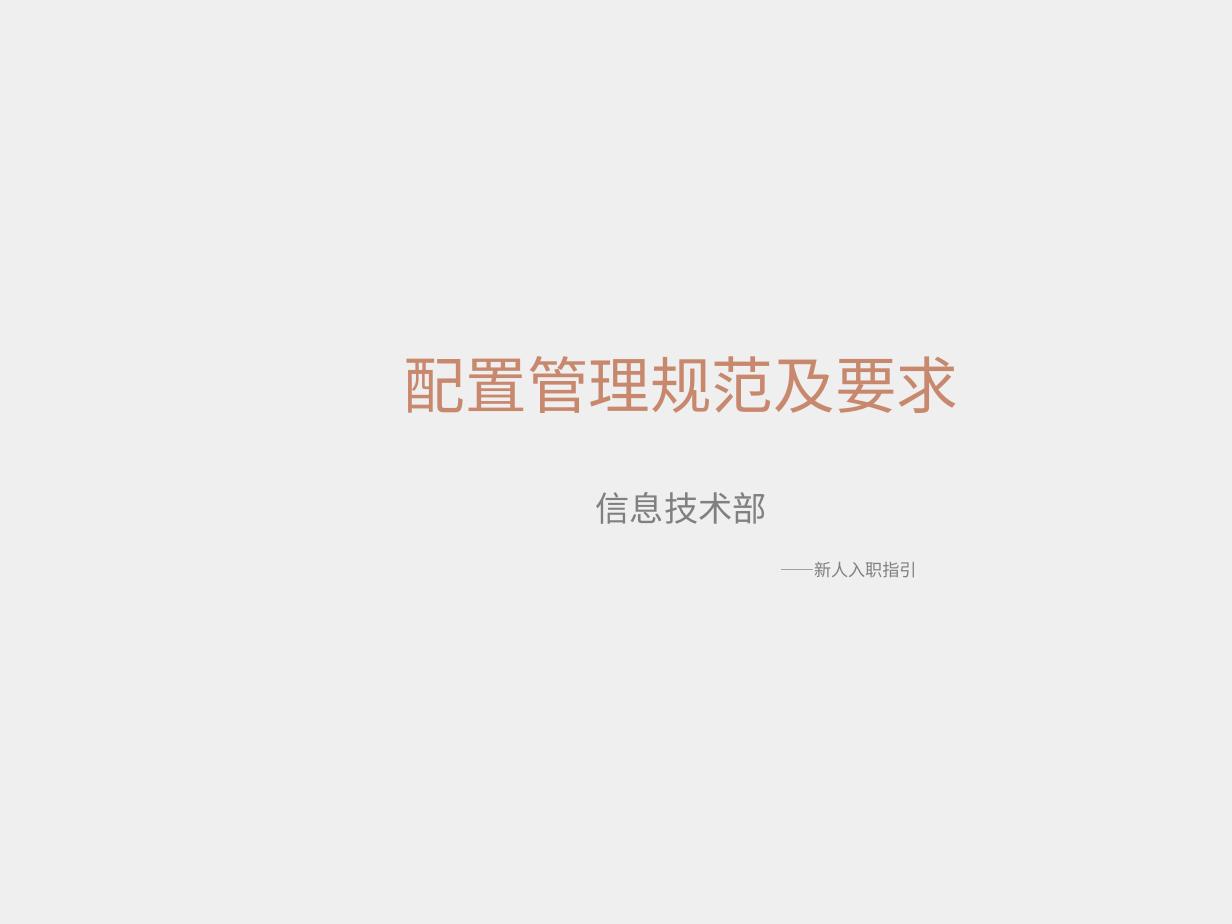
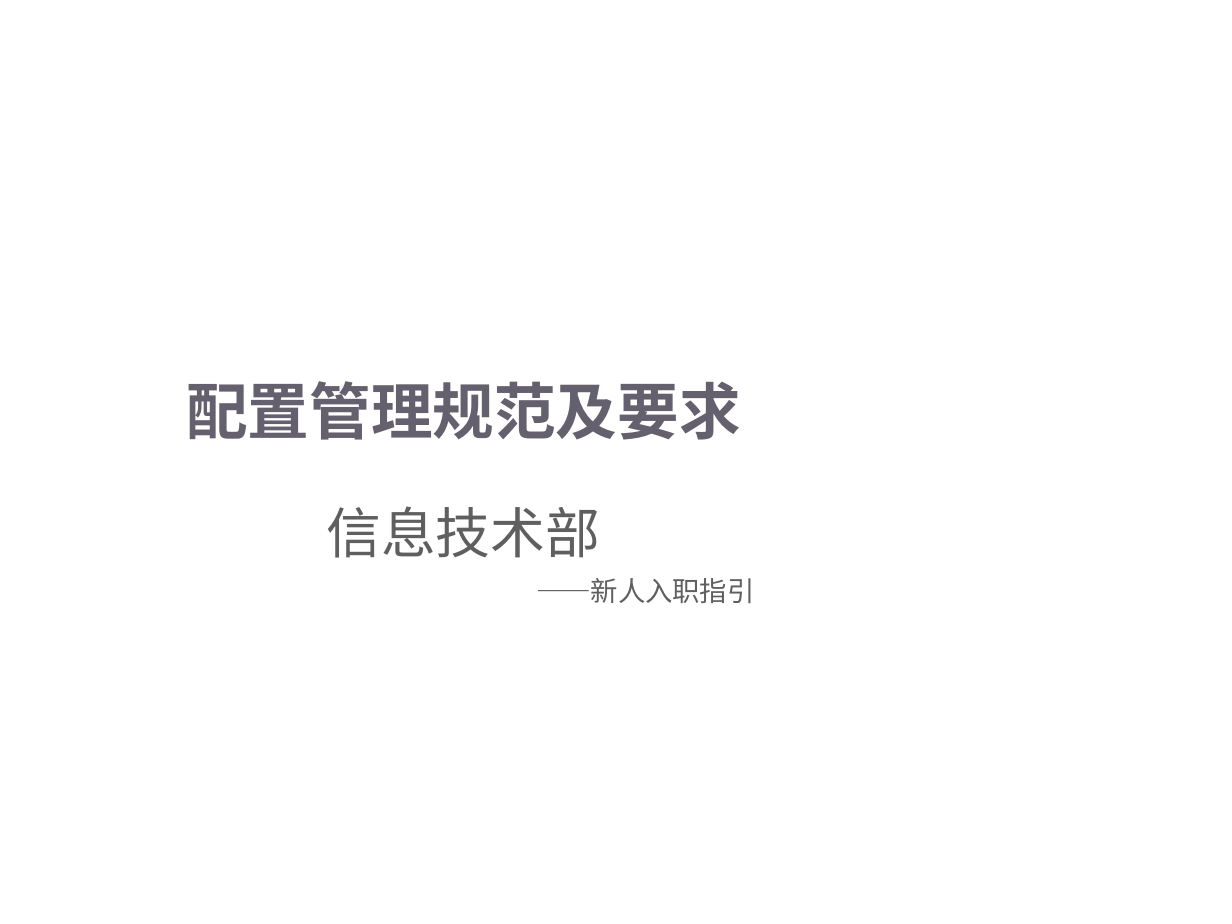
Before and after one commit to xianmomo/demo, a slide deck: slide 1 of 新员工入职指引/配置管理规范及要求.pptx. Drawn at 1232x924 pixels with LibreOffice and Linux fonts; fonts in the diff are those of the drawing; background and template pictures are left out. Boxes give left, top, right and bottom in pixels: in the first picture for what was removed or moved away, otherwise in the second. Text is boxed around its words. In the diff, an @@ line names an element or a change of style, - is before the commit and + after.

```diff
--- a/新员工入职指引/配置管理规范及要求.pptx
+++ b/新员工入职指引/配置管理规范及要求.pptx
@@ rectangle removed at (x1=0, y1=0, x2=1232, y2=924) @@
@@ rectangle added at (x1=0, y1=0, x2=605, y2=924), fill #FFFFFF at 92% opacity @@
@@ title "配置管理规范及要求" moved from (x1=404, y1=356, x2=958, y2=413) to (x1=186, y1=381, x2=740, y2=440) @@
@@ title "配置管理规范及要求" at (x1=186, y1=381, x2=740, y2=440): font Arial to Roboto, text colour #C8886E to #64606D, bold on; line spacing 1.1 to 1; vertical alignment middle to bottom @@
@@ subtitle "信息技术部" moved from (x1=595, y1=492, x2=916, y2=577) to (x1=326, y1=506, x2=754, y2=603) @@
@@ subtitle "信息技术部" at (x1=326, y1=506, x2=754, y2=603): size 20 to 32 pt in "信息技术部"; font Arial to Calibri, text colour #808080 to #5F5F5F; size 10 to 16 pt in "——新人入职指引"; line spacing 1 to 0.7; less space between paragraphs @@
```
Also in this commit, not shown: 10 other slides changed, 11 slides added, 3 slides removed.
